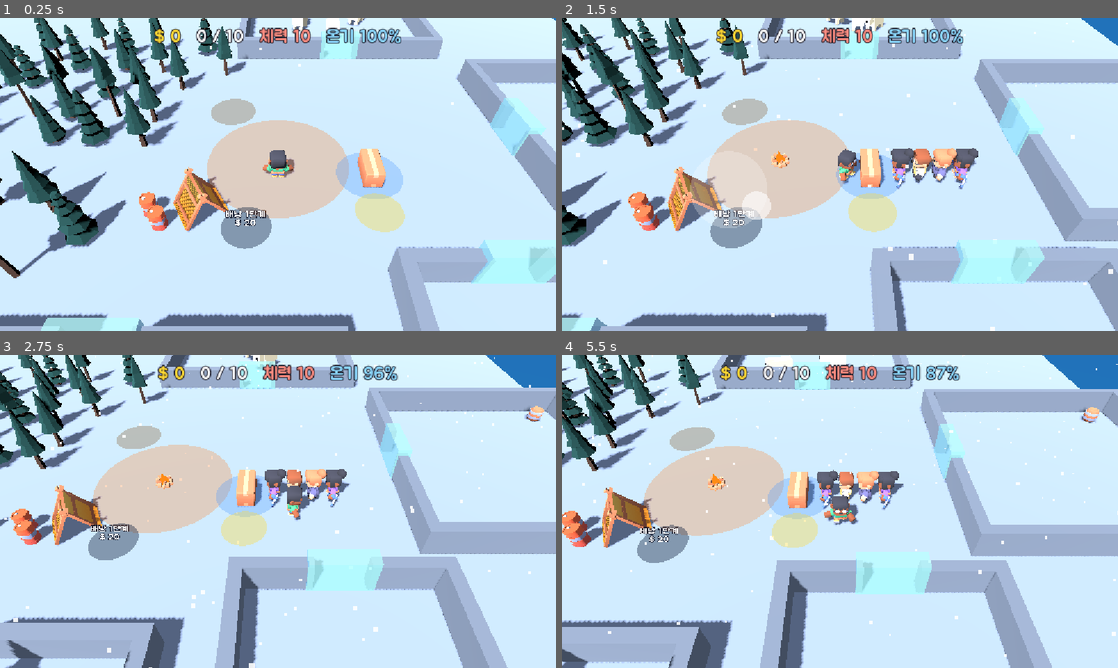
Above: before the commit, frames 1-4 (two rows, left to right).
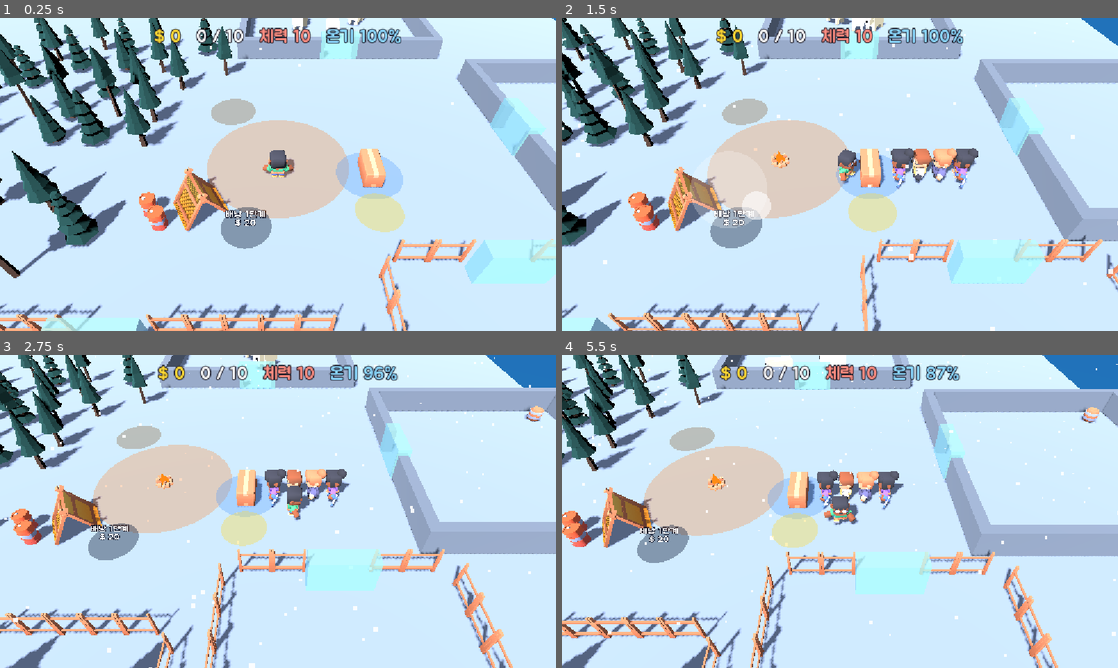
Above: after the commit, the same moments.

Repository: kimpro4214/FrostCamp
Game: Godot game, scene res://frost_camp/scenes/main.tscn
Same seed, same stepped clock (60 frames per second), same inputs: the game is played once before the commit and once after it.
Inputs (mouse positions are in pixels of both pictures, inside the frame that each line leads up to):
- Up to frame 1 (0.25 s): no input
- Up to frame 2 (1.5 s): move the mouse to (962, 158) at 0.52 s; hold D 0.53-1.25 s; click (962, 158) at 0.67 s; drag from (728, 190) to (812, 237) at 1.27 s
- Up to frame 3 (2.75 s): move the mouse to (333, 442) at 2.02 s; hold D from 2.03 s (still down)
- Up to frame 4 (5.5 s): release D at 2.75 s; drag from (812, 574) to (673, 464) at 2.77 s; move the mouse to (1006, 558) at 3.52 s; hold A 3.53-4.25 s; drag from (673, 464) to (756, 433) at 4.27 s; move the mouse to (867, 511) at 5.02 s; hold S from 5.03 s (still down); click (867, 511) at 5.17 s

The runs differ from the first frame. In frame 1, 6.8% of the frame differs, in the area x 0-100%, y 70-100%; in frame 2, 7.7%; in frame 3, 12%, in the area x 0-93%, y 61-100%; in frame 4, 12%.

Commit message:
feat: 프로스트 캠프 확장 땅 나무 울타리와 구매 시 울타리가 꺼지는 연출 추가

Diff:
--- a/frost_camp/scenes/region_view.gd
+++ b/frost_camp/scenes/region_view.gd
@@ -1,14 +1,21 @@
 extends Node3D
 ## 지역 울타리. sim.regions의 사각형 둘레에 바위 벽을 세우고, 입구에는 얼음벽을 둔다.
-## 지역을 사면 얼음벽이 사라진다.
+## 지역을 사면 얼음벽이 사라진다. 확장 땅(open)은 나무 울타리를 두르고, 사면 울타리가 모두 땅속으로 꺼진다.
 
 const WALL_HEIGHT := 1.6
 const WALL_THICKNESS := 0.6
 const GATE_WIDTH := 3.0
+const FenceModel := preload("res://frost_camp/assets/models/survival/fence.glb")
+## 울타리 모델 한 칸은 폭 0.5m다. 이만큼 키워 한 칸을 1.5m로 쓴다.
+const FENCE_SCALE := 3.0
+const FENCE_STEP := 1.5
+const SINK_TIME := 0.6
 
 var sim: FrostSim
 var region_name: String
 var _ice: Node3D
+var _open := false
+var _walls: Array[StaticBody3D] = []
 
 @onready var _rock_material: StandardMaterial3D = $Templates/Rock.material_override
 @onready var _ice_template: Node3D = $Templates/Ice
@@ -19,6 +26,7 @@
 	region_name = name_in_sim
 	var rect: Rect2 = sim.regions[region_name].rect
 	var gate: Vector2 = sim.regions[region_name].gate
+	_open = sim.regions[region_name].open
 	var corners := [rect.position, Vector2(rect.end.x, rect.position.y), rect.end, Vector2(rect.position.x, rect.end.y)]
 	for i in 4:
 		_build_edge(corners[i], corners[(i + 1) % 4], gate)
@@ -41,6 +49,21 @@
 		remove_child(_ice)
 		_ice.queue_free()
 		_ice = null
+		if _open:
+			_sink_walls()
+
+
+## 충돌체는 바로 떼어(길찾기 메시가 다시 구워질 때 길이 열리게) 두고, 겉모습만 땅속으로 꺼뜨린다.
+func _sink_walls() -> void:
+	for body in _walls:
+		for shape in body.find_children("*", "CollisionShape3D", false, false):
+			body.remove_child(shape)
+			shape.queue_free()
+		var tween := body.create_tween()
+		tween.tween_property(body, "position:y", body.position.y - WALL_HEIGHT * 1.2, SINK_TIME) \
+			.set_trans(Tween.TRANS_BACK).set_ease(Tween.EASE_IN)
+		tween.tween_callback(body.queue_free)
+	_walls.clear()
 
 
 ## a→b 변 위에 벽을 세운다. 입구가 이 변 위에 있으면 입구 폭만큼 비운다.
@@ -65,9 +88,19 @@
 	shape.shape = BoxShape3D.new()
 	shape.shape.size = size
 	body.add_child(shape)
-	var mesh := MeshInstance3D.new()
-	mesh.mesh = BoxMesh.new()
-	mesh.mesh.size = size
-	mesh.material_override = _rock_material
-	body.add_child(mesh)
+	if _open:
+		var count := maxi(ceili(length / FENCE_STEP), 1)
+		var step := length / count
+		for i in count:
+			var fence: Node3D = FenceModel.instantiate()
+			fence.scale = Vector3(step / 0.5, FENCE_SCALE, FENCE_SCALE)
+			fence.position = Vector3(-length / 2.0 + (i + 0.5) * step, -WALL_HEIGHT / 2.0, 0.0)
+			body.add_child(fence)
+	else:
+		var mesh := MeshInstance3D.new()
+		mesh.mesh = BoxMesh.new()
+		mesh.mesh.size = size
+		mesh.material_override = _rock_material
+		body.add_child(mesh)
 	add_child(body)
+	_walls.append(body)
Binary file added: frost_camp/assets/models/survival/fence.glb
Not shown, added: frost_camp/assets/models/survival/fence.glb.import
